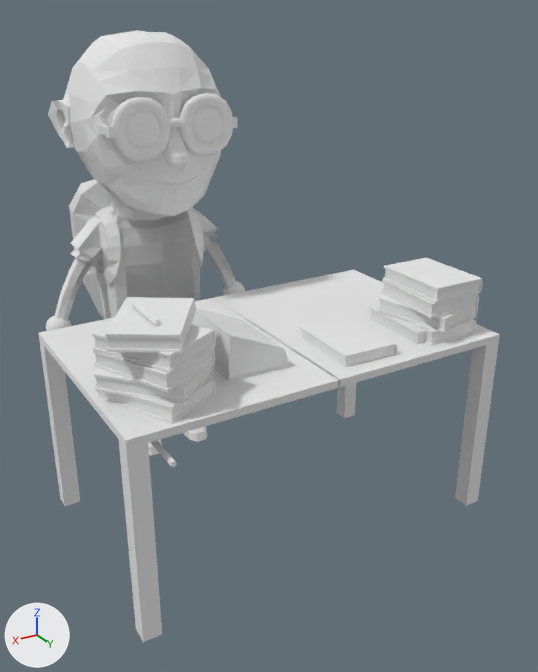
The Blender file Alexander/Nerdassets v1.blend as it was, and as the next commit left it.
Both versions are drawn from a 50 mm lens placed at (3.99, 9.08, 6.38), pointed at (-1.03, 0.71, 2.2). The lights are fixed; the arrows at lower left show +X, +Y and +Z.

Script lines for the objects in view, before the commit:
```python
ob_backpack_001 = bpy.data.objects.new('backpack.001', me_cube_010)
ob_backpack_001.location = (-0.12, -2.21, 2.95)
ob_backpack_001.rotation_euler = (0.0, 0.0, 3.142)  # degrees (0, 0, 180)
ob_backpack_001.scale = (0.798, 0.296, 0.798)
ob_book__000 = bpy.data.objects.new("book'.000", me_cube_011)
ob_book__000.location = (-2.51, 2.3, 2.69)
ob_book__000.scale = (0.382, 0.515, 0.0967)
ob_book__001 = bpy.data.objects.new("book'.001", me_cube_012)
ob_book__001.location = (1.31, 2.29, 3.44)
ob_book__001.rotation_euler = (0.0, 0.0, -0.574)  # degrees (0, 0, -33)
ob_book__001.scale = (0.382, 0.515, 0.0967)
ob_book__003 = bpy.data.objects.new("book'.003", me_cube_019)
ob_book__003.location = (-2.4, 2.2, 2.66)
ob_book__003.rotation_euler = (0.0, 0.0, -0.0397)  # degrees (0, 0, -2.3)
ob_book__003.scale = (0.382, 0.515, 0.0967)
ob_book__004 = bpy.data.objects.new("book'.004", me_cube_020)
ob_book__004.location = (-1.24, 2.27, 2.65)
ob_book__004.rotation_euler = (0.0, 0.0, -0.0381)  # degrees (0, 0, -2.2)
ob_book__004.scale = (0.382, 0.515, 0.0967)
ob_book__005 = bpy.data.objects.new("book'.005", me_cube_021)
ob_book__005.location = (0.09, 1.88, 2.68)
ob_book__005.rotation_euler = (0.0, 0.0, -0.0453)  # degrees (0, 0, -2.6)
ob_book__005.scale = (0.382, 0.515, 0.0967)
ob_cube_006 = bpy.data.objects.new('Cube.006', me_cube_014)
ob_cube_006.location = (-0.6, 1.99, 1.59)
ob_glasses_001 = bpy.data.objects.new('glasses.001', me_cube_016)
ob_glasses_001.location = (-0.12, -0.18, 5.06)
ob_glasses_001.rotation_euler = (0.0, 0.0, 3.142)  # degrees (0, 0, 180)
ob_glasses_001.scale = (0.299, 0.0996, 0.299)
ob_pen_000 = bpy.data.objects.new('pen.000', me_cylinder_000)
ob_pen_000.location = (1.52, 2.81, 2.24)
ob_pen_000.rotation_euler = (-1.571, 0.0, 0.0)  # degrees (-90, 0, 0)
ob_pen_000.scale = (0.0354, 0.0354, 0.057)
# also in view: 'nerdCharacter.001' at (-0.12, -1.17, 3.09)
```
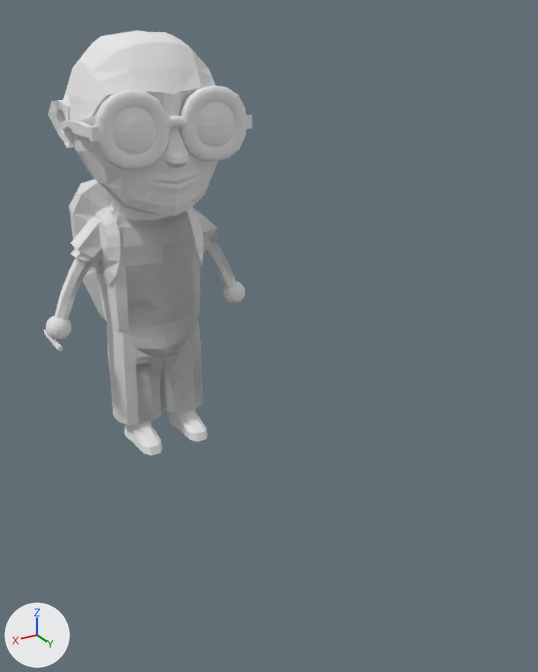
Scene script edits in JSON lines:
```json
{"op": "add", "block": "me_cylinder_002", "code": ["me_cylinder_002 = bpy.data.meshes.new('Cylinder.002')", "me_cylinder_002.from_pydata(...)  # 42 vertices, 39 faces; spans x -0.95..1.15, y -0.81..1.39, z -1.0..1.33"]}
{"op": "add", "block": "ob_pen_000", "code": "ob_pen_000.hide_viewport = True"}
{"op": "remove", "block": "ob_book__005", "code": ["ob_book__005 = bpy.data.objects.new(\"book'.005\", me_cube_021)", "ob_book__005.location = (0.09, 1.88, 2.68)", "ob_book__005.rotation_euler = (0.0, 0.0, -0.0453)  # degrees (0, 0, -2.6)", "ob_book__005.scale = (0.382, 0.515, 0.0967)"]}
{"op": "add", "block": "ob_book__004", "code": "ob_book__004.hide_viewport = True"}
{"op": "add", "block": "ob_book__003", "code": "ob_book__003.hide_viewport = True"}
{"op": "set", "path": "ob_glasses_001.scale", "old": "(0.299, 0.0996, 0.299)", "new": "(0.371, 0.124, 0.371)"}
{"op": "add", "block": "ob_cube_006", "code": "ob_cube_006.hide_viewport = True"}
{"op": "add", "block": "ob_book__001", "code": "ob_book__001.hide_viewport = True"}
{"op": "add", "block": "ob_book__000", "code": "ob_book__000.hide_viewport = True"}
{"op": "add", "block": "ob_cylinder_000", "code": ["ob_cylinder_000 = bpy.data.objects.new('Cylinder.000', me_cylinder_002)", "ob_cylinder_000.location = (1.48, -1.39, 1.9)", "ob_cylinder_000.rotation_euler = (-1.579, 0.0, -3.142)  # degrees (-90, 0, -180)", "ob_cylinder_000.scale = (0.0393, 0.0393, 0.36)"]}
```

Changed parts and their boxes [x1, y1, x2, y2] in the pictures (538 x 672 px):
```json
{"object": "Cube.006", "change": "hidden", "before": [38, 270, 500, 642]}
{"object": "book'.001", "change": "hidden", "before": [92, 297, 216, 424]}
{"object": "glasses.001", "change": "rescaled", "before": [97, 93, 237, 161], "after": [61, 85, 252, 170]}
{"object": "book'.000", "change": "hidden", "before": [378, 257, 483, 346]}
{"object": "book'.005", "change": "deleted", "before": [193, 308, 288, 381]}
{"object": "book'.004", "change": "hidden", "before": [300, 316, 397, 367]}
{"object": "book'.003", "change": "hidden", "before": [369, 305, 427, 345]}
{"object": "pen.000", "change": "hidden", "before": [150, 440, 177, 467]}
{"object": "Cylinder.000", "change": "added", "after": [44, 330, 63, 351]}
```
